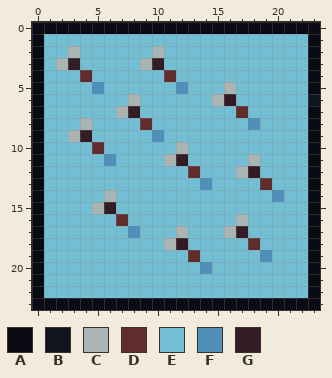
Pixel-art file -- img/skills/active_skill_volley.aseprite. This is how it looked before the edit.
24x24 pixels, 1 frame.
Palette (. is transparent): A #090a14  B #10141f  C #a8b5b2  D #602c2c  E #73bed3  F #4f8fba  G #341c27
Pixels before, first column x 0:
 0 AAAAAAAAAAAAAAAAAAAAAAAA
 1 AEEEEEEEEEEEEEEEEEEEEEEA
 2 AEECEEEEEECEEEEEEEEEEEEA
 3 AECGEEEEECGEEEEEEEEEEEEA
 4 AEEEDEEEEEEDEEEEEEEEEEEA
 5 AEEEEFEEEEEEFEEECEEEEEEA
 6 AEEEEEEECEEEEEECGEEEEEEB
 7 AEEEEEECGEEEEEEEEDEEEEEA
 8 AEEECEEEEDEEEEEEEEFEEEEA
 9 AEECGEEEEEFEEEEEEEEEEEEA
10 AEEEEDEEEEEECEEEEEEEEEEA
11 AEEEEEFEEEECGEEEEECEEEEA
12 AEEEEEEEEEEEEDEEECGEEEEA
13 AEEEEEEEEEEEEEFEEEEDEEEA
14 AEEEEECEEEEEEEEEEEEEFEEA
15 AEEEECGEEEEEEEEEEEEEEEEA
16 AEEEEEEDEEEEEEEEECEEEEEA
17 AEEEEEEEFEEECEEECGEEEEEA
18 AEEEEEEEEEECGEEEEEDEEEEA
19 AEEEEEEEEEEEEDEEEEEFEEEA
20 AEEEEEEEEEEEEEFEEEEEEEEA
21 AEEEEEEEEEEEEEEEEEEEEEEA
22 AEEEEEEEEEEEEEEEEEEEEEEA
23 AAAAAAAAAAAAAAAAAAAAAAAA
Once edited:
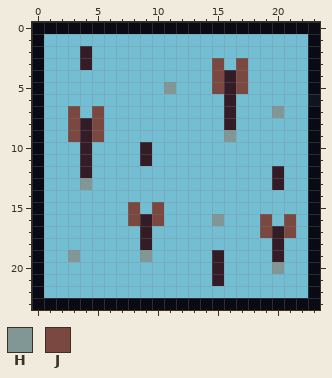
Colours new in this view: H #819796  J #7a4841
Difference:
Changed rows in their new state; - is an unchanged pixel.
first column x 2:
 2 -EG-----E-----------
 3 EEG----EE----J-J----
 4 --E------E---JGJ----
 5 ---E-----HE--JGJ----
 6 ------E------E------
 7 -J-J-EE-------GE--H-
 8 -JGJ---E------G-E---
 9 -J-J----E-----H-----
10 --GE---G--E---------
11 --G-E--G-EE-----E---
12 --G--------E---EE-G-
13 --H---------E----EG-
14 ----E-------------E-
15 ---EE-J-J-----------
16 -----EJGJ----H-E-J-J
17 ------EG--E---EE-JGJ
18 -------G-EE-----E-G-
19 -H-----H---E-G---EG-
20 ------------EG----H-
21 -------------G------
